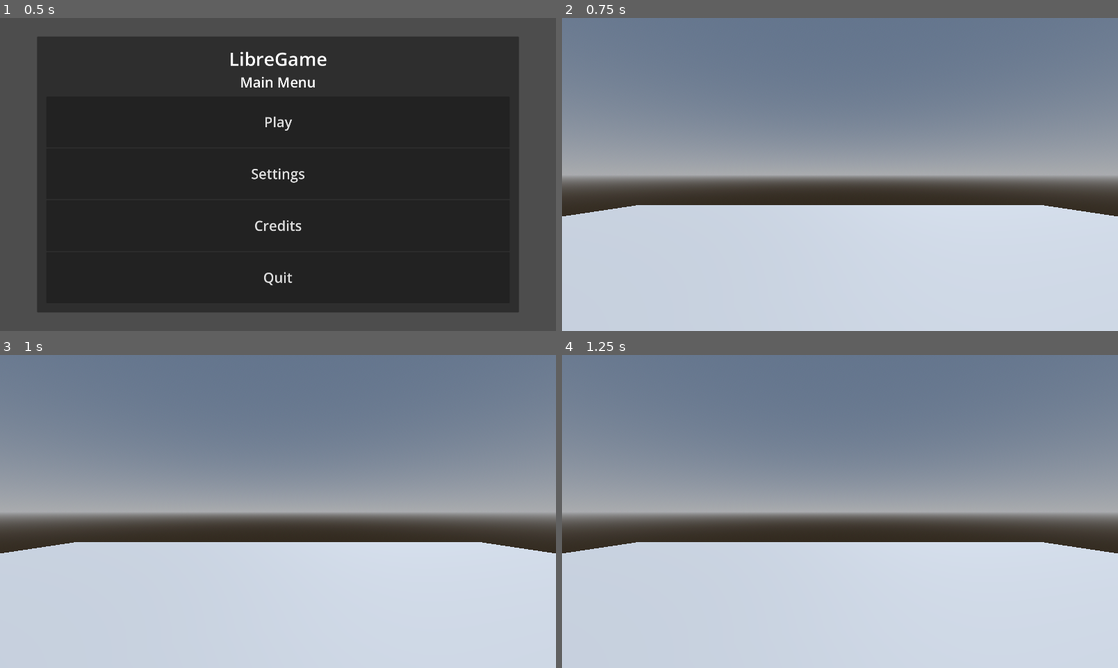
Above: before the commit, frames 1-4 (two rows, left to right).
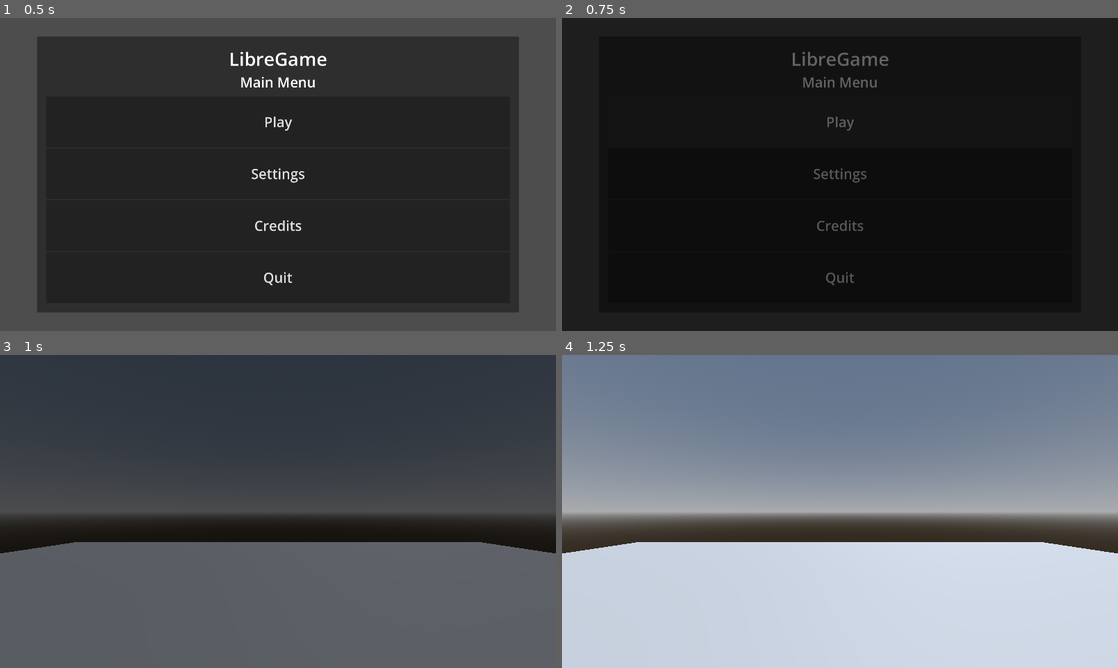
Above: after the commit, the same moments.

Repository: LibreGamesFoundation/LibreGame-Template
Game: Godot game, scene res://scenes/template/3D/Main3D.tscn
The game is run twice, just before and just after one commit, with the same random seed, the same clock (stepped at 60 frames per second) and the same inputs.
Inputs:
- Up to frame 1 (0.5 s): no input
- Up to frame 2 (0.75 s): click "Play" at 0.5 s
- Up to frame 3 (1 s): no input
- Up to frame 4 (1.25 s): no input

Frame 1 is identical in both runs. In frame 2, 100% of the frame differs, in the area x 0-100%, y 0-100%; in frame 3, 100%; in frame 4, nothing differs.

Commit message:
feat: Introduce SceneManager

Diff:
--- a/project.godot
+++ b/project.godot
@@ -19,6 +19,7 @@
 
 AudioManager="*uid://ccreb787iuo3"
 GamestateManager="*uid://dr0s123entkpd"
+SceneManager="*uid://srhvh17non16"
 
 [display]
 
--- a/scenes/template/3D/menu_root.gd
+++ b/scenes/template/3D/menu_root.gd
@@ -20,7 +20,7 @@
 
 
 func _play_button() -> void:
-	get_tree().change_scene_to_file("res://scenes/template/3D/world_3d.tscn")
+	SceneManager.change_scene("res://scenes/template/3D/world_3d.tscn", {}, GamestateManager.GameState.PLAYING)
 
 
 func _quit_button() -> void:
--- /dev/null
+++ b/scripts/autoload/scene_manager.gd
@@ -0,0 +1,209 @@
+extends CanvasLayer
+## Global manager for scene transitions.
+##
+## Autoloaded as [code]SceneManager[/code]. Loads scenes asynchronously via
+## [ResourceLoader], always fades through black, and optionally shows a loading
+## screen for slower loads. Call [method change_scene] and either [code]await[/code]
+## it or listen to its signals.
+##
+## Integrates softly with [code]GamestateManager[/code] if present: pass a
+## [param target_game_state] to [method change_scene] and it will be applied once
+## the new scene is ready, via duck-typed [code]change_state()[/code] — no hard
+## dependency on [code]GamestateManager[/code]'s specific enum.
+
+signal scene_load_started(scene_path : String)
+signal scene_load_progress(scene_path : String, progress : float)
+signal scene_load_completed(scene_path : String)
+signal scene_load_failed(scene_path : String, error : Error)
+
+@export_category("Transition Settings")
+@export var fade_duration : float = 0.3
+@export var fade_color : Color = Color.BLACK
+## Scene shown while loading, if the load takes longer than [member loading_screen_delay].
+## Must have a script that implements [code]set_progress(value : float) -> void[/code]
+## (optional — skipped if absent).
+@export var loading_screen_scene : PackedScene
+## Seconds to wait before showing [member loading_screen_scene]. Prevents a flash
+## of loading UI on near-instant loads. Ignored if [member loading_screen_scene] is unset.
+@export var loading_screen_delay : float = 0.2
+## Minimum seconds the loading screen stays up once shown, even if loading finishes
+## sooner, to avoid an unpleasantly brief flash.
+@export var loading_screen_min_duration : float = 0.5
+
+@export_category("Debug")
+@export var debug : bool = false
+
+var _is_loading : bool = false
+var _transition_params : Dictionary = {}
+var _fade_rect : ColorRect
+var _loading_screen : Node
+
+
+func _ready() -> void:
+	layer = 128  # Render above gameplay and most UI.
+	process_mode = Node.PROCESS_MODE_ALWAYS
+	_build_fade_rect()
+
+#----------------#
+# Public Methods #
+#----------------#
+
+## Loads and switches to the scene at [param scene_path]. Fades out, loads
+## asynchronously (showing [member loading_screen_scene] if the load is slow),
+## swaps the scene, fades back in, then optionally applies [param target_game_state]
+## via a duck-typed [code]GamestateManager.change_state()[/code] call.
+##
+## [param params] is stored and available to the new scene via [method take_params]
+## (e.g. a spawn point ID, which save slot to load).
+##
+## Can be [code]await[/code]ed for completion, or ignored in favor of listening to
+## [signal scene_load_completed] / [signal scene_load_failed].
+func change_scene(scene_path : String, params : Dictionary = {}, target_game_state = null) -> void:
+	if _is_loading:
+		push_warning("SceneManager: change_scene called while already loading; ignoring.")
+		return
+
+	_is_loading = true
+	_transition_params = params
+	scene_load_started.emit(scene_path)
+	if debug: print("SceneManager: loading '%s'" % scene_path)
+
+	await _fade_out()
+
+	var loaded_scene := await _load_async(scene_path)
+	if loaded_scene == null:
+		_is_loading = false
+		await _fade_in()
+		return
+
+	get_tree().current_scene.free()
+	var new_scene_instance := loaded_scene.instantiate()
+	get_tree().root.add_child(new_scene_instance)
+	get_tree().current_scene = new_scene_instance
+
+	await _hide_loading_screen()
+	await _fade_in()
+
+	if target_game_state != null:
+		_apply_target_game_state(target_game_state)
+
+	if debug: print("SceneManager: '%s' ready" % scene_path)
+	scene_load_completed.emit(scene_path)
+	_is_loading = false
+
+
+## Returns and clears the params dictionary passed to the [method change_scene] call
+## that loaded the current scene. Call once from the new scene's [code]_ready()[/code].
+func take_params() -> Dictionary:
+	var params := _transition_params
+	_transition_params = {}
+	return params
+
+
+## Returns true if a scene change is currently in progress.
+func is_loading() -> bool:
+	return _is_loading
+
+#-----------------#
+# Private Methods #
+#-----------------#
+
+func _build_fade_rect() -> void:
+	_fade_rect = ColorRect.new()
+	_fade_rect.color = fade_color
+	_fade_rect.anchor_right = 1.0
+	_fade_rect.anchor_bottom = 1.0
+	_fade_rect.mouse_filter = Control.MOUSE_FILTER_IGNORE
+	_fade_rect.modulate.a = 0.0
+	add_child(_fade_rect)
+
+
+func _fade_out() -> void:
+	var tween := create_tween()
+	tween.tween_property(_fade_rect, "modulate:a", 1.0, fade_duration)
+	await tween.finished
+
+
+func _fade_in() -> void:
+	var tween := create_tween()
+	tween.tween_property(_fade_rect, "modulate:a", 0.0, fade_duration)
+	await tween.finished
+
+
+func _load_async(scene_path : String) -> PackedScene:
+	var error := ResourceLoader.load_threaded_request(scene_path)
+	if error != OK:
+		push_error("SceneManager: failed to start loading '%s' (error %d)." % [scene_path, error])
+		scene_load_failed.emit(scene_path, error)
+		return null
+
+	var elapsed := 0.0
+	var loading_screen_shown := false
+
+	while true:
+		var status := ResourceLoader.load_threaded_get_status(scene_path)
+
+		match status:
+			ResourceLoader.THREAD_LOAD_IN_PROGRESS:
+				var progress : Array = []
+				ResourceLoader.load_threaded_get_status(scene_path, progress)
+				var fraction : float = progress[0] if not progress.is_empty() else 0.0
+				scene_load_progress.emit(scene_path, fraction)
+				if _loading_screen != null and _loading_screen.has_method("set_progress"):
+					_loading_screen.set_progress(fraction)
+
+				if not loading_screen_shown and elapsed >= loading_screen_delay:
+					_show_loading_screen()
+					loading_screen_shown = true
+
+			ResourceLoader.THREAD_LOAD_LOADED:
+				return ResourceLoader.load_threaded_get(scene_path)
+
+			ResourceLoader.THREAD_LOAD_FAILED, ResourceLoader.THREAD_LOAD_INVALID_RESOURCE:
+				push_error("SceneManager: failed to load '%s' (status %d)." % [scene_path, status])
+				scene_load_failed.emit(scene_path, ERR_CANT_ACQUIRE_RESOURCE)
+				return null
+
+		elapsed += get_process_delta_time()
+		await get_tree().process_frame
+
+	return null
+
+
+func _show_loading_screen() -> void:
+	if loading_screen_scene == null or _loading_screen != null:
+		return
+	_loading_screen = loading_screen_scene.instantiate()
+	add_child(_loading_screen)
+	if debug: print("SceneManager: showing loading screen")
+	_loading_screen_shown_at = Time.get_ticks_msec() / 1000.0
+
+
+var _loading_screen_shown_at : float = 0.0
+
+
+func _hide_loading_screen() -> void:
+	if _loading_screen == null:
+		return
+
+	var shown_duration := (Time.get_ticks_msec() / 1000.0) - _loading_screen_shown_at
+	var remaining := loading_screen_min_duration - shown_duration
+	if remaining > 0.0:
+		await get_tree().create_timer(remaining).timeout
+
+	_loading_screen.queue_free()
+	_loading_screen = null
+	if debug: print("SceneManager: hid loading screen")
+
+
+func _apply_target_game_state(target_game_state) -> void:
+	var game_state_manager := get_node_or_null("/root/GamestateManager")
+	if game_state_manager == null:
+		push_warning("SceneManager: target_game_state provided but GamestateManager autoload not found.")
+		return
+	if not game_state_manager.has_method("change_state"):
+		push_warning("SceneManager: GamestateManager found but has no change_state() method.")
+		return
+
+	game_state_manager.change_state(target_game_state)
+	if debug: print("SceneManager: applied target game state")
Not shown, added: scripts/autoload/scene_manager.gd.uid
